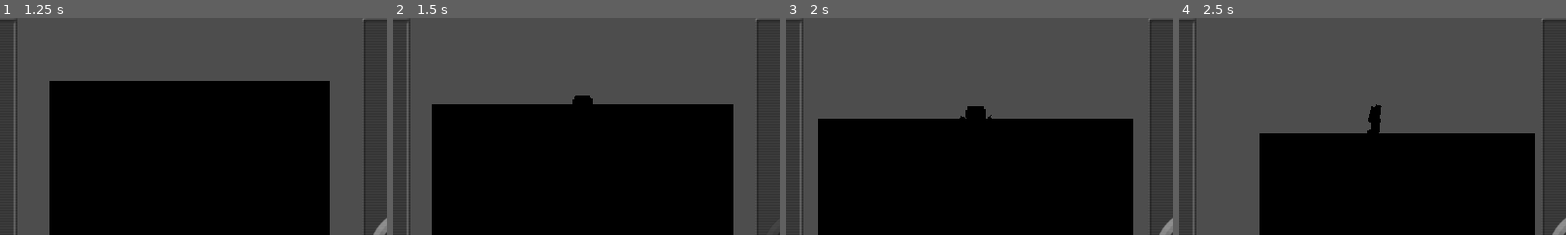
Above: before the commit, frames 1-4 (left to right).
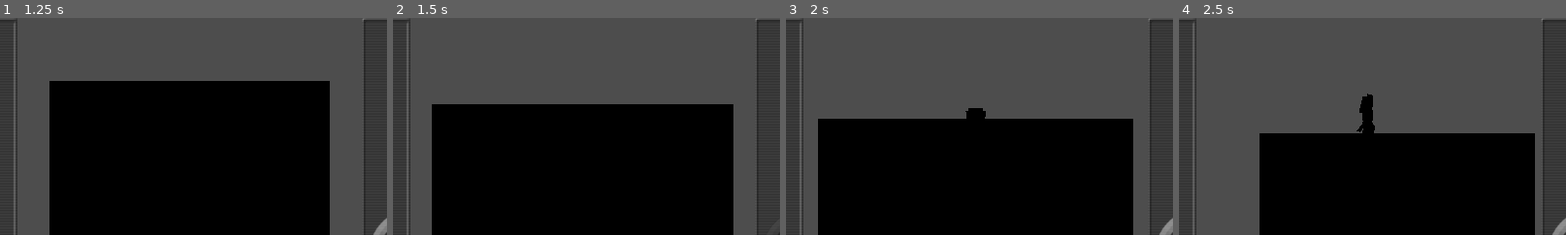
Above: after the commit, the same moments.

Repository: davididev/DavidiClanZappers
Game: Godot game, scene res://Scenes/Game1/Scene2.tscn
The game is run twice, just before and just after one commit, with the same random seed, the same clock (stepped at 60 frames per second) and the same inputs. The project has no main scene, so this scene is started directly.
Inputs (mouse positions are % of the whole screen's width and height, from its top left):
- Up to frame 1 (1.25 s): move the mouse to (45, 70) at 0.52 s; hold W (move_up) from 0.53 s (still down); hold Space (jump) from 0.53 s (still down); click (45, 70) at 0.67 s
- Up to frame 2 (1.5 s): release W (move_up) at 1.25 s; release Space (jump) at 1.25 s; drag from (80, 65) to (45, 70) at 1.27 s
- Up to frame 3 (2 s): no input
- Up to frame 4 (2.5 s): move the mouse to (20, 35) at 2.02 s; hold Left (move_left) from 2.03 s (still down); hold Space (jump) from 2.03 s (still down)
The pictures show only the part of the screen within x 26-75%, y 0-50%; the shares and areas given below are measured in that part.

Frame 1 is identical in both runs. In frame 2, 0.2% of the frame differs, in the area x 46-52%, y 35-40%; in frame 3, less than 0.1%; in frame 4, 0.7%, in the area x 45-53%, y 34-54%.

Commit message:
Seperated animation code
So I can re-use it on the first NPC.

Diff:
--- a/Prefabs/NPC/hannah_npc.tscn
+++ /dev/null
@@ -1,41 +0,0 @@
-[gd_scene load_steps=12 format=3 uid="uid://uv1my8jy05dd"]
-
-[ext_resource type="PackedScene" uid="uid://bt50s5ksfjpff" path="res://Graphics/Characters/Hannah/HannahModelFinal.glb" id="1_6vufn"]
-[ext_resource type="Animation" uid="uid://ds0conw7doqfx" path="res://Graphics/Characters/Nate/Run.res" id="2_c2l6a"]
-[ext_resource type="Animation" uid="uid://chp51b3lapg5p" path="res://Graphics/Characters/Nate/Attack.res" id="3_ujtee"]
-[ext_resource type="Animation" uid="uid://ct03e5onntg1f" path="res://Graphics/Characters/Nate/Idle.res" id="4_p05eh"]
-[ext_resource type="Animation" uid="uid://bk88v6w8hvvjc" path="res://Graphics/Characters/Nate/CastSpell.res" id="5_lc0ua"]
-[ext_resource type="Animation" uid="uid://cvnjgtbm17wj" path="res://Graphics/Characters/Nate/JumpStart.res" id="6_natdu"]
-[ext_resource type="Animation" uid="uid://kqc3iehbj1iw" path="res://Graphics/Characters/Nate/JumpIdle.res" id="7_cen6k"]
-[ext_resource type="Animation" uid="uid://cqmbf0ftdghsx" path="res://Graphics/Characters/Nate/JumpEnd.res" id="8_xf0td"]
-[ext_resource type="Animation" uid="uid://by8pddissr1gh" path="res://Graphics/Characters/Nate/Walk.res" id="9_eivhp"]
-
-[sub_resource type="CapsuleShape3D" id="CapsuleShape3D_dnxv8"]
-
-[sub_resource type="AnimationLibrary" id="AnimationLibrary_t24y3"]
-_data = {
-"Attack": ExtResource("3_ujtee"),
-"CastSpell": ExtResource("5_lc0ua"),
-"Idle": ExtResource("4_p05eh"),
-"JumpEnd": ExtResource("8_xf0td"),
-"JumpIdle": ExtResource("7_cen6k"),
-"JumpStart": ExtResource("6_natdu"),
-"Run": ExtResource("2_c2l6a"),
-"Walk": ExtResource("9_eivhp")
-}
-
-[node name="HannahNPC" type="Node3D"]
-
-[node name="CharacterBody3D" type="CharacterBody3D" parent="."]
-
-[node name="CollisionShape3D" type="CollisionShape3D" parent="CharacterBody3D"]
-transform = Transform3D(1, 0, 0, 0, 1, 0, 0, 0, 1, 0, 1, 0)
-shape = SubResource("CapsuleShape3D_dnxv8")
-
-[node name="HannahModelFinal" parent="CharacterBody3D/CollisionShape3D" instance=ExtResource("1_6vufn")]
-transform = Transform3D(1, 0, 0, 0, 1, 0, 0, 0, 1, 0, -1, 0)
-
-[node name="AnimationPlayer2" type="AnimationPlayer" parent="CharacterBody3D/CollisionShape3D/HannahModelFinal"]
-libraries = {
-"AvatarAnimationLib": SubResource("AnimationLibrary_t24y3")
-}
--- a/Prefabs/Player/nate_boilerplate.tscn
+++ b/Prefabs/Player/nate_boilerplate.tscn
@@ -1,10 +1,11 @@
-[gd_scene load_steps=7 format=3 uid="uid://cq5e2at6m5qp"]
+[gd_scene load_steps=8 format=3 uid="uid://cq5e2at6m5qp"]
 
 [ext_resource type="PackedScene" uid="uid://dhimtq0lw3r1d" path="res://Graphics/Characters/Nate/NateRiggedFinal.glb" id="1_k1dg4"]
 [ext_resource type="Script" path="res://Scripts/Global/Player/boilerplate.gd" id="1_s37ou"]
 [ext_resource type="AnimationLibrary" uid="uid://b6duaeanku1a2" path="res://Graphics/Characters/AvatarAnimationLib.res" id="2_6qe7q"]
 [ext_resource type="PackedScene" uid="uid://dvirhrprjhmnw" path="res://Prefabs/Player/player_ui.tscn" id="3_nnjor"]
 [ext_resource type="Script" path="res://DialogueSystem/scripts/NPC.gd" id="5_k1b6g"]
+[ext_resource type="Script" path="res://Scripts/Global/Character/NPCAnimator.gd" id="6_t1vot"]
 
 [sub_resource type="CapsuleShape3D" id="CapsuleShape3D_jsdx4"]
 height = 2.5
@@ -13,7 +14,6 @@
 script = ExtResource("1_s37ou")
 playerRoot = NodePath("CharacterBody3D/CollisionShape3D/NateRiggedFinal")
 characterController = NodePath("CharacterBody3D")
-animationPlayer = NodePath("CharacterBody3D/CollisionShape3D/NateRiggedFinal/AnimationPlayer2")
 camera = NodePath("Camera3D")
 
 [node name="CharacterBody3D" type="CharacterBody3D" parent="."]
@@ -38,3 +38,8 @@
 [node name="NPC" type="Node3D" parent="."]
 script = ExtResource("5_k1b6g")
 character_controller_path = NodePath("../CharacterBody3D")
+
+[node name="NPCAnimator" type="Node3D" parent="."]
+script = ExtResource("6_t1vot")
+characterController = NodePath("../CharacterBody3D")
+animationPlayer = NodePath("../CharacterBody3D/CollisionShape3D/NateRiggedFinal/AnimationPlayer2")
--- /dev/null
+++ b/Scripts/Global/Character/NPCAnimator.gd
@@ -0,0 +1,59 @@
+class_name NPCAnimator extends Node3D
+
+@export var characterController : NodePath;
+@export var animationPlayer : NodePath;
+var lastAnimation : StringName = &"";
+var attackAnimationTime = -1.0;
+
+# Called when the node enters the scene tree for the first time.
+func _ready() -> void:
+	get_node(animationPlayer).play
+
+
+# Called every frame. 'delta' is the elapsed time since the previous frame.
+func _process(delta: float) -> void:
+	movement_animations();
+	single_play_animatuons(delta);
+
+
+func single_play_animatuons(delta : float):
+	if attackAnimationTime < 0.0:  #Playing attack or jump animation, don't play movement animations
+		return;
+
+	attackAnimationTime -= delta;
+	if attackAnimationTime <= 0.0:
+		if lastAnimation == &"HumanoidAnim/JumpStart":
+			lastAnimation = &"HumanoidAnim/JumpIdle";
+			get_node(animationPlayer).play(lastAnimation);
+
+
+func movement_animations():
+	var cc : CharacterBody3D = get_node(characterController);
+	var xzMove = cc.velocity;
+	xzMove.y = 0.0;
+	if attackAnimationTime > 0.0:  #Playing attack or jump animation, don't play movement animations
+		return;
+
+	if cc.is_on_floor():
+		if lastAnimation == &"HumanoidAnim/JumpIdle":
+			lastAnimation = &"HumanoidAnim/JumpEnd";
+			get_node(animationPlayer).play(lastAnimation);
+			attackAnimationTime = 1.1;
+			return;
+
+		if xzMove.length() > 0.1:
+			if lastAnimation != &"HumanoidAnim/Walk":
+				lastAnimation = &"HumanoidAnim/Walk";
+				get_node(animationPlayer).play(lastAnimation);
+		if xzMove.length() < 0.1:
+			if lastAnimation != &"HumanoidAnim/Idle":
+				lastAnimation = &"HumanoidAnim/Idle";
+				get_node(animationPlayer).play(lastAnimation);
+	else:
+		if lastAnimation == &"HumanoidAnim/Walk" || lastAnimation == &"HumanoidAnim/Idle":
+			lastAnimation = &"HumanoidAnim/JumpStart";
+			get_node(animationPlayer).play(lastAnimation);
+			attackAnimationTime = 0.47;
+		else:
+			lastAnimation = &"HumanoidAnim/JumpIdle";
+			get_node(animationPlayer).play(lastAnimation);
--- a/Scripts/Global/Player/boilerplate.gd
+++ b/Scripts/Global/Player/boilerplate.gd
@@ -2,7 +2,6 @@
 
 @export var playerRoot : NodePath;
 @export var characterController : NodePath;
-@export var animationPlayer : NodePath;
 @export var camera : NodePath;
 
 static var StartingPosition : Vector3 = Vector3(0.0, 0.0, 0.0);
@@ -12,9 +11,6 @@
 const ROTATE_PER_SECOND = 4.0;
 
 var gravity = 0.0;
-
-var lastAnimation : StringName = &"";
-var attackAnimationTime = -1.0;
 var targetAngle : float = 0.0;
 
 # Called when the node enters the scene tree for the first time.
@@ -48,8 +44,6 @@
 	else:
 		moveSpeed.z = move_toward(moveSpeed.z, MAX_SPEED * moveVec.z, MOVE_PER_SECOND * delta);
 
-
-
 	set_cc_rotation(moveVec, delta);
 
 	gravity -= 9.8 * delta;
@@ -70,46 +64,3 @@
 
 
 	get_node(camera).position = cc.position + Vector3(0.0, 10.0, 3.0);
-	movement_animations();
-	single_play_animatuons(delta);
-
-func single_play_animatuons(delta : float):
-	if attackAnimationTime < 0.0:  #Playing attack or jump animation, don't play movement animations
-		return;
-
-	attackAnimationTime -= delta;
-	if attackAnimationTime <= 0.0:
-		if lastAnimation == &"HumanoidAnim/JumpStart":
-			lastAnimation = &"HumanoidAnim/JumpIdle";
-			get_node(animationPlayer).play(lastAnimation);
-
-
-func movement_animations():
-	var xzMove = moveSpeed;
-	xzMove.y = 0.0;
-	if attackAnimationTime > 0.0:  #Playing attack or jump animation, don't play movement animations
-		return;
-
-	if is_equal_approx(gravity, 0.0):
-		if lastAnimation == &"HumanoidAnim/JumpIdle":
-			lastAnimation = &"HumanoidAnim/JumpEnd";
-			get_node(animationPlayer).play(lastAnimation);
-			attackAnimationTime = 1.1;
-			return;
-
-		if xzMove.length() > 0.1:
-			if lastAnimation != &"HumanoidAnim/Walk":
-				lastAnimation = &"HumanoidAnim/Walk";
-				get_node(animationPlayer).play(lastAnimation);
-		if xzMove.length() < 0.1:
-			if lastAnimation != &"HumanoidAnim/Idle":
-				lastAnimation = &"HumanoidAnim/Idle";
-				get_node(animationPlayer).play(lastAnimation);
-	else:
-		if lastAnimation == &"HumanoidAnim/Walk" || lastAnimation == &"HumanoidAnim/Idle":
-			lastAnimation = &"HumanoidAnim/JumpStart";
-			get_node(animationPlayer).play(lastAnimation);
-			attackAnimationTime = 0.47;
-		else:
-			lastAnimation = &"HumanoidAnim/JumpIdle";
-			get_node(animationPlayer).play(lastAnimation);
